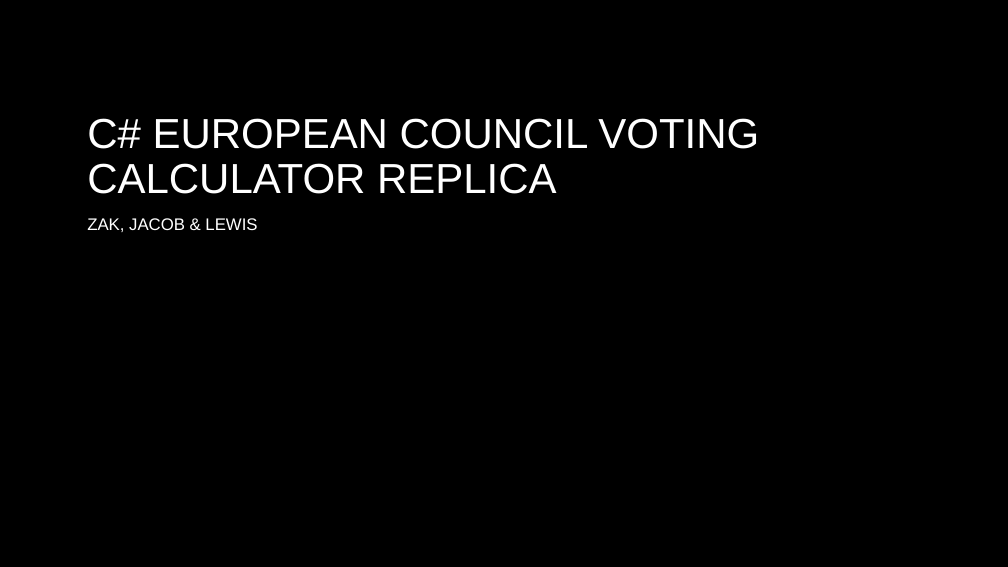
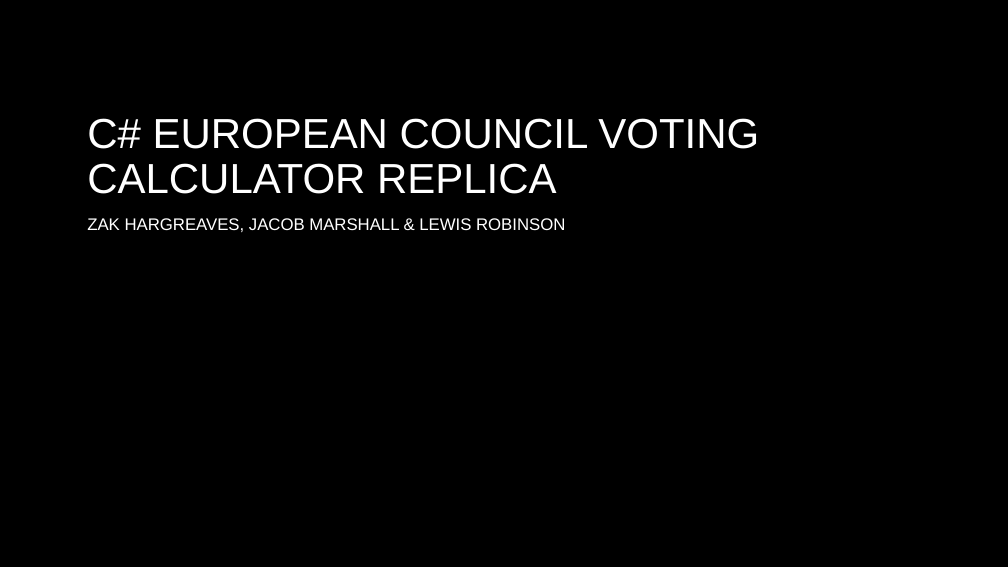
Before and after one commit to LRobinson18/CMP1903M-OOP-Assessment1, a slide deck: slide 1 of Presentation.pptx. Drawn at 1008x567 pixels with LibreOffice and Linux fonts; fonts in the diff are those of the drawing; background and template pictures are left out. Boxes give left, top, right and bottom in pixels: in the first picture for what was removed or moved away, otherwise in the second. Text is boxed around its words. In the diff, an @@ line names an element or a change of style, - is before the commit and + after.

```diff
--- a/Presentation.pptx
+++ b/Presentation.pptx
@@ subtitle at (x1=87, y1=218, x2=565, y2=232): text changed @@
-ZAK, JACOB & LEWIS
+ZAK HARGREAVES, JACOB MARSHALL & LEWIS ROBINSON
```
Also in this commit, not shown: 2 other slides changed, 3 slides added.
